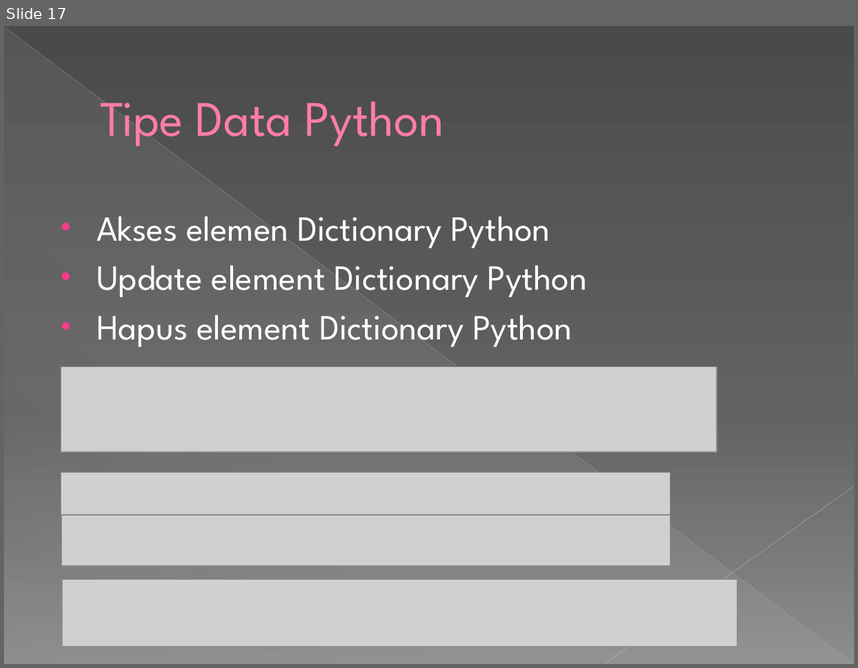
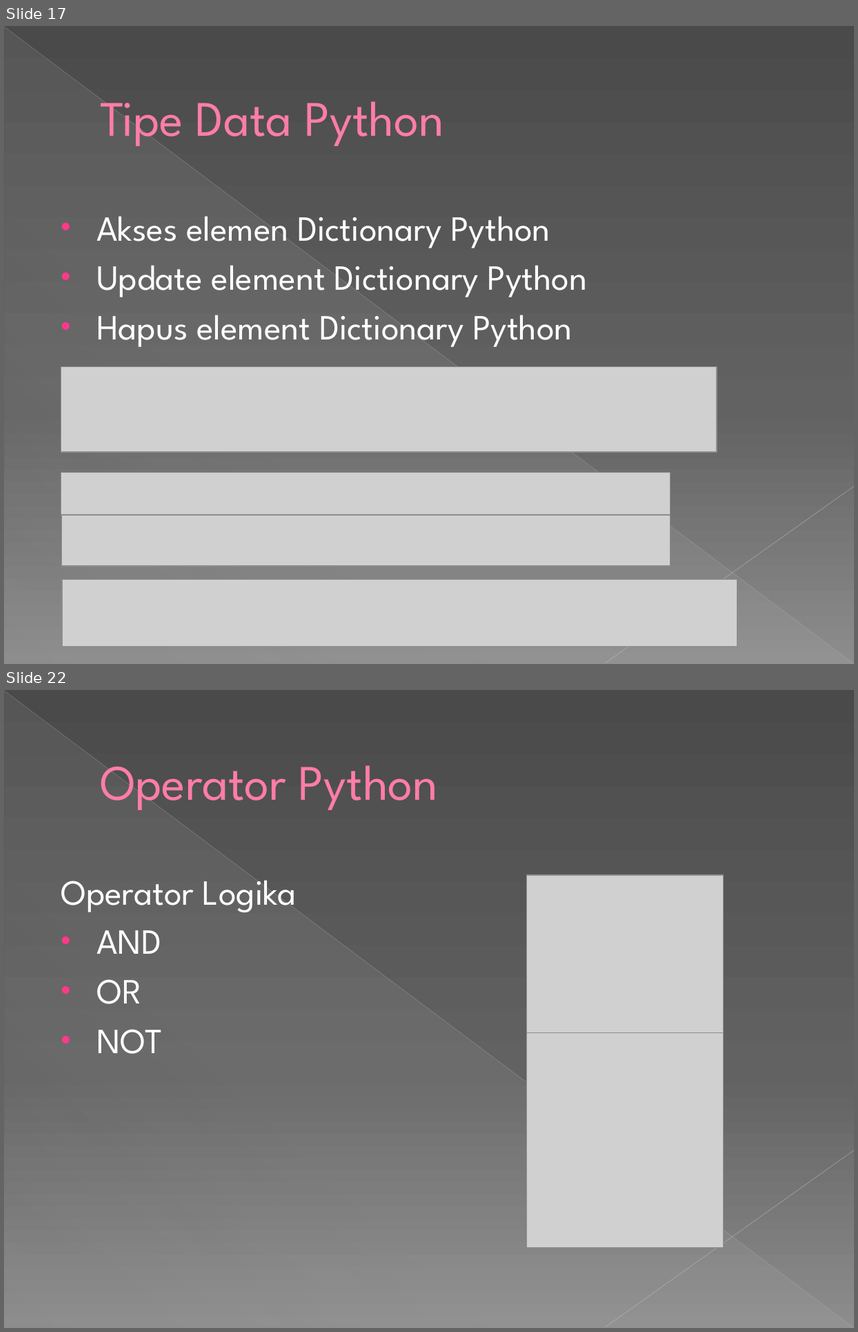
Before and after one commit to IrfanFadhilah48/Deep-Learning, a slide deck: DEEP LEARNING 1.pptx. Shown one above the other, each under a label of ours: slide 17 before the commit, slides 17 and 22 after it; the slides between them are not shown. The pictures are 858x668 and 858x1332 pixels, drawn with LibreOffice and Linux fonts; fonts in the diff are those of the drawing; grey boxes stand for pictures. Boxes give left, top, right and bottom in pixels: in the first picture for what was removed or moved away, otherwise in the second. Text is boxed around its words. In the diff, an @@ line names an element or a change of style, - is before the commit and + after.

```diff
--- a/DEEP LEARNING 1.pptx
+++ b/DEEP LEARNING 1.pptx
@@ slide 22 added at box(4, 690, 854, 1328), background gradient #4A4A4A to #626262 to #8C8C8C; not listed: 3 template elements that a slide beside it also shows @@
@@ title added at box(100, 765, 438, 810), 42 pt, text #FF7DA7 @@
+Operator Python
@@ picture added at box(527, 876, 724, 1036) @@
@@ text added at box(61, 880, 296, 1054), 30 pt, text #FFFFFF @@
+Operator Logika
+• AND
+• OR
+• NOT
@@ picture added at box(527, 1032, 724, 1247) @@
```
Also in this commit, not shown: 1 slide changed, 8 other slides added.
